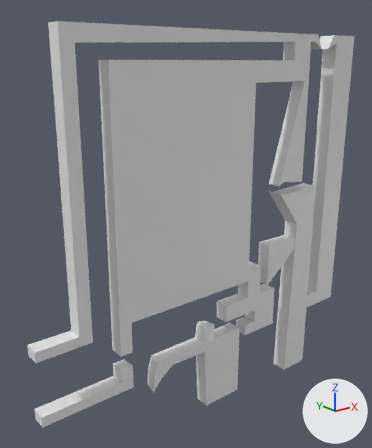
The FBX model DumbPlatformer/Assets/Models/Barrier1.fbx as it was, and as the next commit left it.
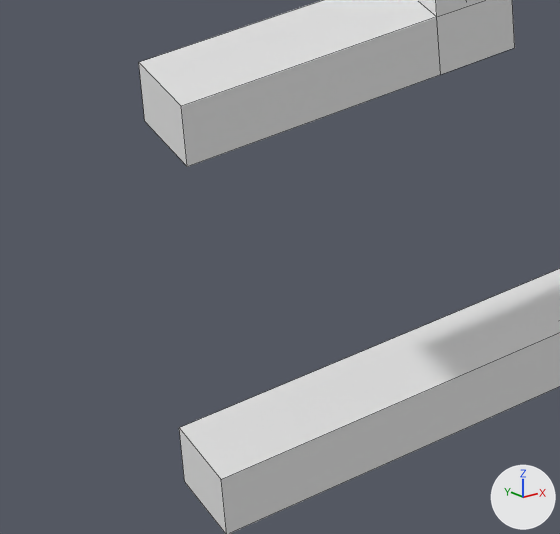
Old and new are each drawn whole from a 50 mm camera at (-52.6, -48.6, 37.8) aimed at (-11.9, 2.4, 17.4) and again close up on the part from 1% to 27% of the width and 75% to 95% of the height. Every picture has the same lights, and +X, +Y and +Z are marked at lower right. The close-ups show mesh edges as thin lines. Where no turn or scale is listed for an object, it has been applied to the vertices.

Script lines for the objects in view, before the commit:
```python
me_cube_001 = bpy.data.meshes.new('Cube.001')
me_cube_001.from_pydata(...)  # 257 vertices, 244 faces; spans x -35.1..16.7, y -1.3..1.4, z -10.0..41.5
# before: 233 (-35.1, -1.0, 7.2) at pixel (187, 166), 234 (-35.1, 1.0, 7.2) at pixel (144, 121), 235 (-35.1, 1.0, 8.5) at pixel (138, 62), 236 (-35.1, -1.0, 8.5) at pixel (181, 106)
ob_barrier1 = bpy.data.objects.new('Barrier1', me_cube_001)
ob_barrier1.location = (0.0, 0.0, 0.0)
```
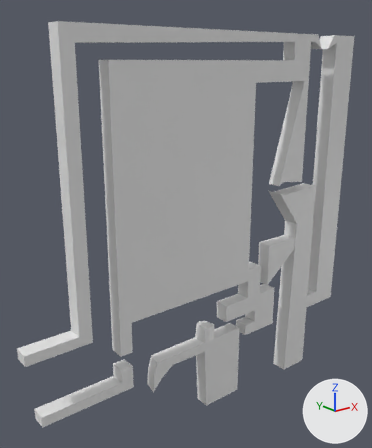
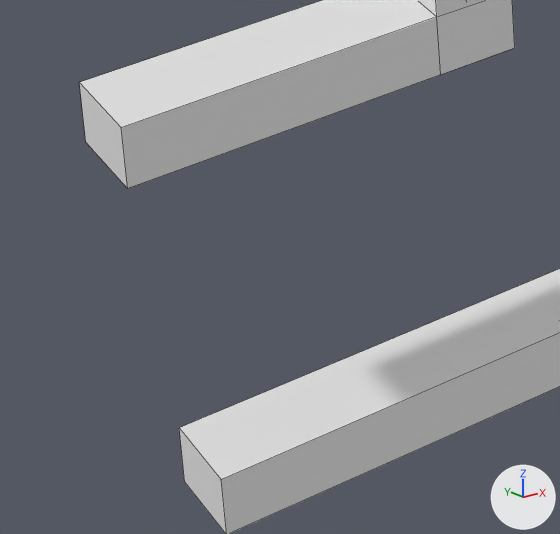
Boxes (x1, y1, x2, y2) around the edits, measured in the close-ups (560 x 534 px; the box of a moved part takes in the faces that stretch with it):
'Barrier1', reshaped
    before: (139, 0, 560, 534)
    after: (79, 0, 560, 534)
part 1 of me_cube_001, moved or reshaped
    before: (139, 0, 441, 167)
    after: (79, 0, 441, 189)

Edits to the bpy script that builds the scene:
```text
Change me_cube_001:
    where me_cube_001.from_pydata(...)  # 257 vertices, 244 faces; spans x -35.1..16.7, y -1.3..1.4, z -10.0..41.5
    used by ob_barrier1; location = (0.0, 0.0, 0.0)
    me_cube_001 part 1
    add for i in [*range(233, 237)]: me_cube_001.vertices[i].co += Vector((-1.2, 0.0, 0.0))
```
